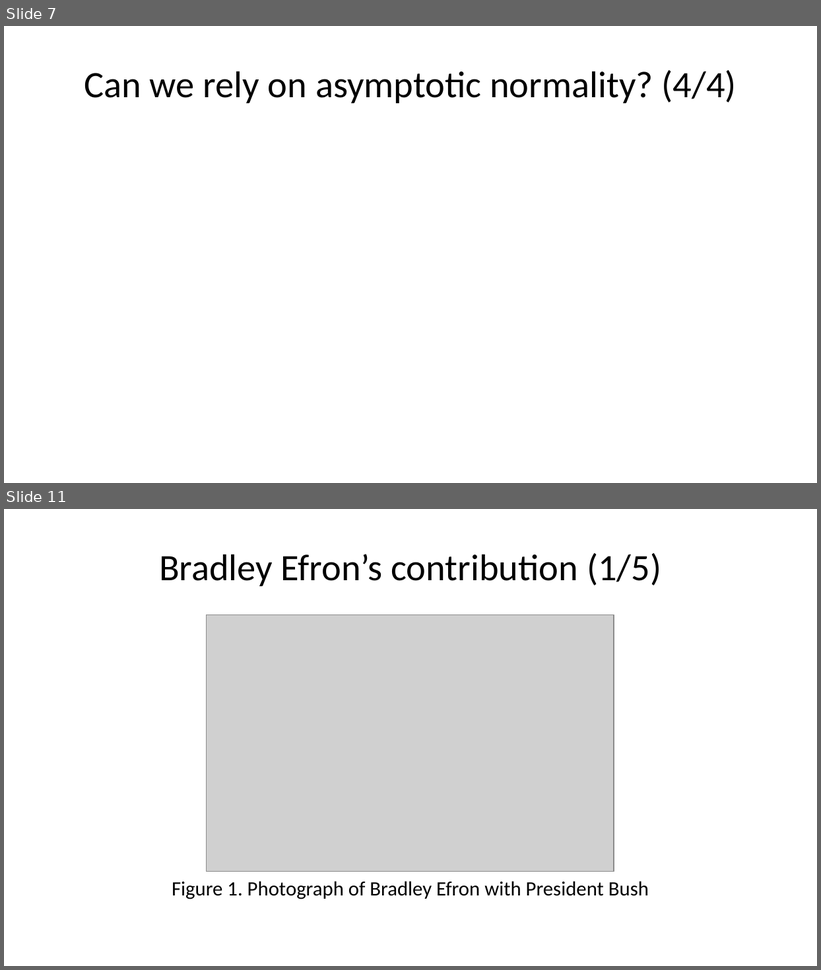
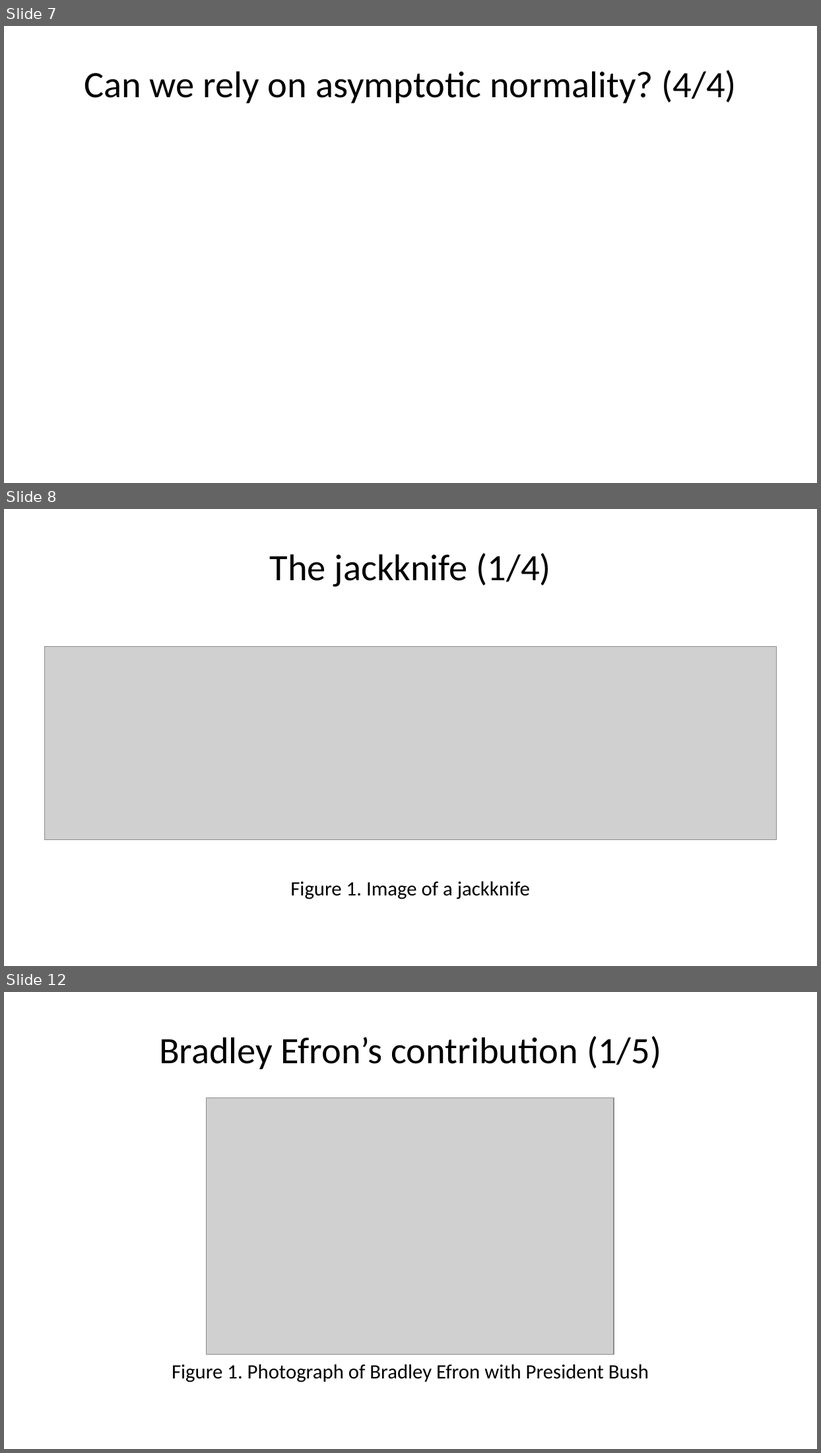
Before and after one commit to pmean/papers-and-presentations, a slide deck: bootstrap/src/bootstrap-slides.pptx. Shown one above the other, each under a label of ours: slides 7 and 11 before the commit, slides 7, 8 and 12 after it; the slides between them are not shown. The pictures are 821x970 and 821x1453 pixels, drawn with LibreOffice and Linux fonts; fonts in the diff are those of the drawing; grey boxes stand for pictures. Boxes give left, top, right and bottom in pixels: in the first picture for what was removed or moved away, otherwise in the second. Text is boxed around its words. In the diff, an @@ line names an element or a change of style, - is before the commit and + after.

```diff
--- a/bootstrap/src/bootstrap-slides.pptx
+++ b/bootstrap/src/bootstrap-slides.pptx
@@ slide 8 added at (4,509,817,966), background #FFFFFF @@
@@ title added at (270,553,551,587), 33 pt, text #000000 @@
+The jackknife (1/4)
@@ picture added at (45,646,776,840) @@
@@ text added at (290,881,530,900), 18 pt, text #000000 @@
+Figure 1. Image of a jackknife
@@ what was slide 11 is now slide 12 @@
```
Also in this commit, not shown: 4 slides changed, 3 other slides added, 1 other file.
